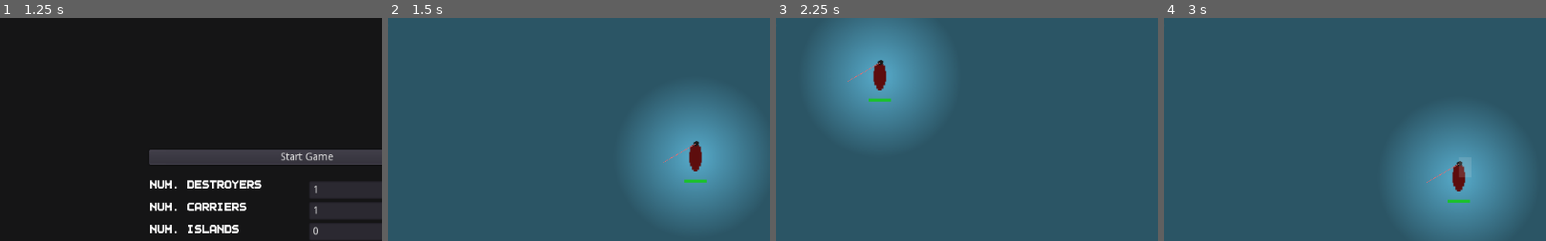
Above: before the commit, frames 1-4 (left to right).
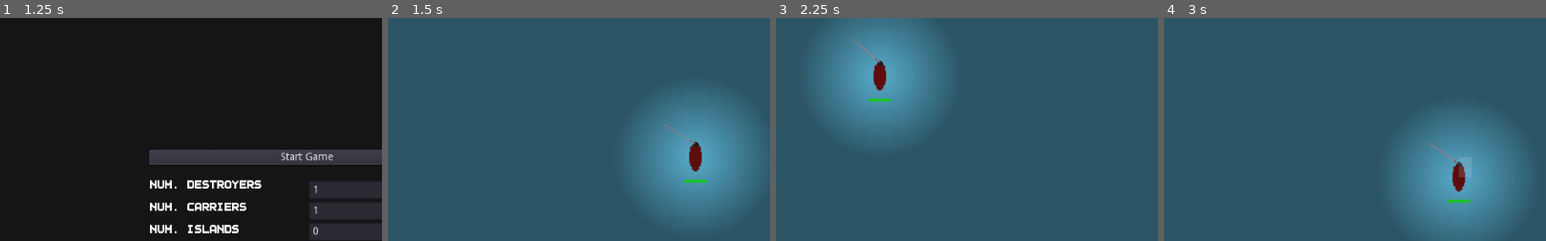
Above: after the commit, the same moments.

Repository: peter-shaw-benson/naval-game
Game: Godot game, scene res://gui/MainMenu.tscn
Two runs of this game, one before a commit and one after it. Both use one fixed random seed, a clock stepped at 60 frames per second and the inputs below.
Inputs (mouse positions are % of the whole screen's width and height, from its top left):
- Up to frame 1 (1.25 s): click "Start Game" at 0.5 s
- Up to frame 2 (1.5 s): click "Start Game" at 1.25 s
- Up to frame 3 (2.25 s): tap Enter at 2 s; drag from (10, 29) to (50, 57) at 2.02 s
- Up to frame 4 (3 s): drag from (50, 57) to (45, 70) at 2.77 s
The pictures show only the part of the screen within x 10-60%, y 25-75%; the shares and areas given below are measured in that part.

Frame 1 is identical in both runs. In frame 2, 0.1% of the frame differs, in the area x 72-82%, y 47-65%; in frame 3, 0.1%, in the area x 18-29%, y 8-29%; in frame 4, 0.1%.

Commit message:
doesn't work yet – pulling some from the online repo

Diff:
--- a/Ships2/CombatUnit.gd
+++ b/Ships2/CombatUnit.gd
@@ -546,35 +546,9 @@
 	var valid_enemies = 0
 
 	for t in turrets:
-		var all_enemy = get_tree().get_nodes_in_group(visible_string)
-
-		#print(all_enemy)
-
-		for enemy in all_enemy:
-			var gun2enemy_distance = self.global_position.distance_to(enemy.global_position)
-
-			#print(gun2enemy_distance)
-			if gun2enemy_distance < t.weaponData.get_range() and \
-				enemy.get_faction() != self.faction:
-				# this is basically an XOR: the aa gun and plane have to match up
-				if enemy.is_plane() and not t.is_aa_gun():
-					pass
-
-				else:
-					combat_entity = enemy  ## --->## after get the current close_enemy
-
-					# lerped (slowed down rotation)
-					# need to use global rotation otherwise things get bad
-					combat_target = combat_entity.global_position
-
-					# t here is turret
-					t.global_rotation = lerp_angle(t.global_rotation,
-						(combat_target - t.global_position).normalized().angle(),
-						t.turn_weight)
-
-					#print("aligned turret")
-
-					valid_enemies += 1
+		valid_enemies += t.align()
+
+	#print(fact_string, "\t", visible_string, "\t", valid_enemies)
 
 	if self.in_combat == false and valid_enemies > 0:
 		self.enter_combat()
--- a/Ships2/Turrets/Turret.gd
+++ b/Ships2/Turrets/Turret.gd
@@ -57,6 +57,8 @@
 	self.fact_string += str(faction)
 	self.faction_visibility_group += str(faction)
 
+	#print(self.faction_visibility_group)
+
 func _ready():
 	pass
 
@@ -64,27 +66,53 @@
 	# fuck. we have to handle the turret alignment here:
 
 	#self.point_to(get_global_mouse_position())
+
+	if not locked:
+		self.point_to(target)
 #
 	self.rotation = clamp(self.rotation, firing_arc[0], firing_arc[1])
 	pass
-#	if not locked:
+
+func align():
+	var all_enemy = get_tree().get_nodes_in_group(faction_visibility_group)
+
+	if self.faction == 0:
+		print(faction_visibility_group, "\t", all_enemy)
+
+	#print(all_enemy)
+
+	for enemy in all_enemy:
+		var gun2enemy_distance = self.global_position.distance_to(enemy.global_position)
+
+		if self.faction == 0:
+			print(self.faction, "\t", enemy, "\t", enemy.get_faction())
+
+#		if self.faction == 1 and enemy.get_faction() != 1:
+#			print(self.faction, enemy.get_faction(), "\t", gun2enemy_distance, "\t", weaponData.get_range())
 #
-#		var all_enemy = get_tree().get_nodes_in_group(faction_visibility_group)
-#
-#		for enemy in all_enemy:
-#			var gun2enemy_distance = self.global_position.distance_to(enemy.global_position)
-#			#print(gun2enemy_distance)
-#			if gun2enemy_distance < self.weaponData.get_range() and enemy.get_faction() != self.faction:
-#
-#				close_enemy = enemy  ## --->## after get the current close_enemy
-#
-#				# lerped (slowed down rotation)
-#				# need to use global rotation otherwise things get bad
-#				target = close_enemy.global_position
-#
-#				self.global_rotation = lerp_angle(self.global_rotation,
-#					(target - self.global_position).normalized().angle(),
+		if gun2enemy_distance < weaponData.get_range() and \
+			enemy.get_faction() != self.faction:
+			# this is basically an XOR: the aa gun and plane have to match up
+			if enemy.is_plane() and not self.is_aa_gun():
+				pass
+
+			else:
+				#print("faction ", self.faction, " sighted enemy")
+
+				close_enemy = enemy  ## --->## after get the current close_enemy
+
+				# lerped (slowed down rotation)
+				# need to use global rotation otherwise things get bad
+				target = close_enemy.global_position
+
+				# t here is turret
+#				global_rotation = lerp_angle(global_rotation,
+#					(target - global_position).normalized().angle(),
 #					self.turn_weight)
+
+				return 1
+
+		return 0
 
 func shoot():
 
